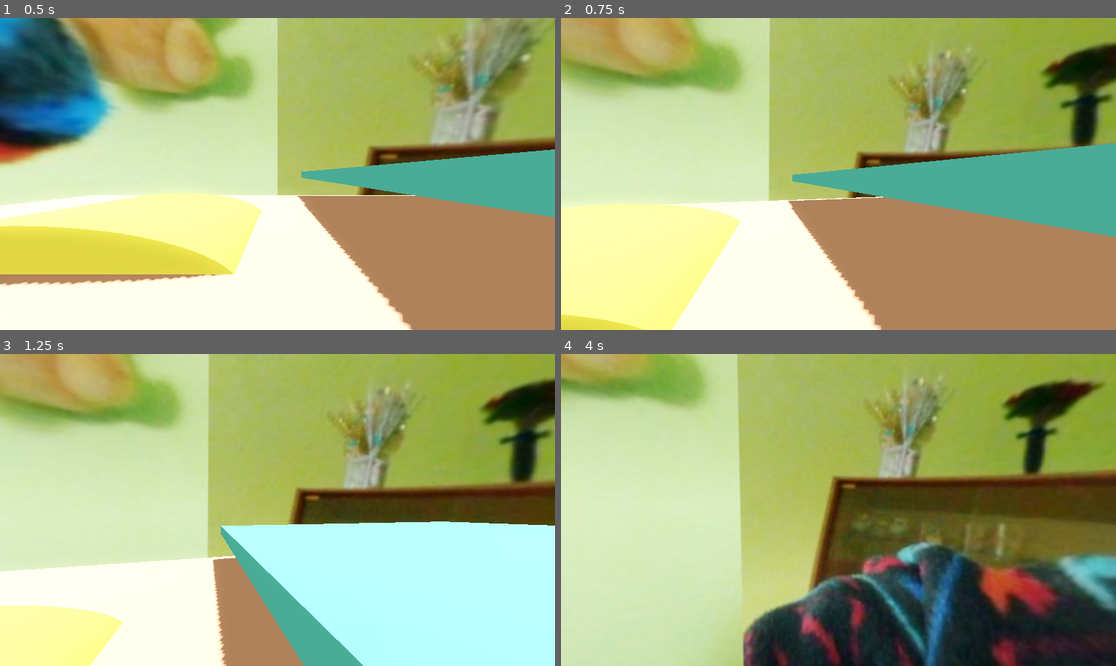
Above: before the commit, frames 1-4 (two rows, left to right).
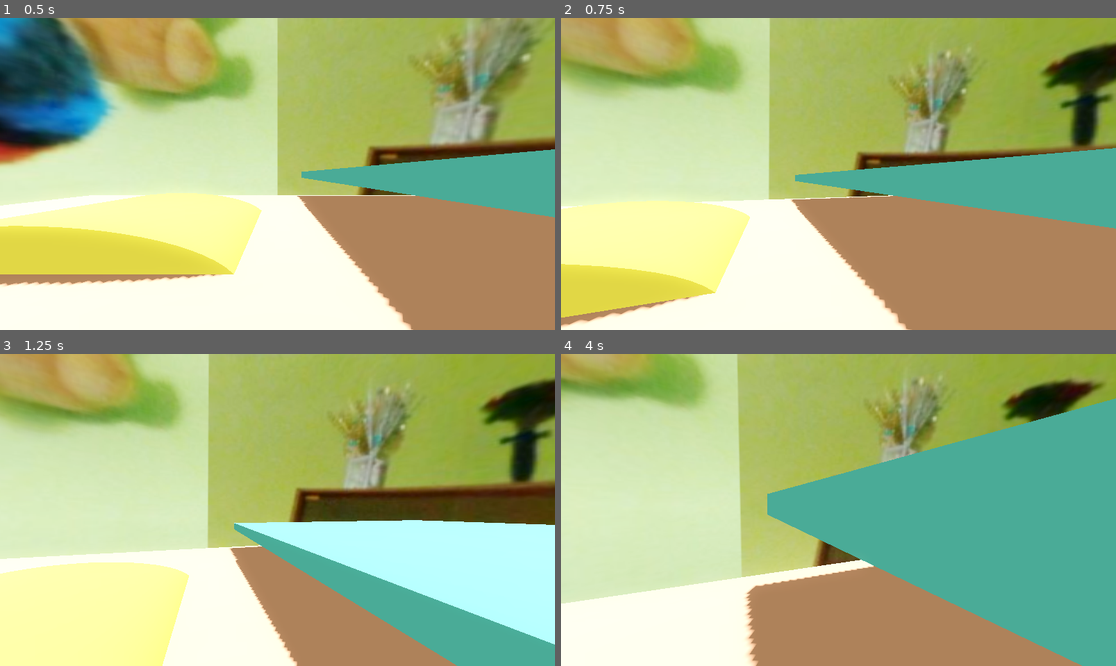
Above: after the commit, the same moments.

Repository: bondo-codeo/third-person-game
Game: Godot game, scene res://world scenes/world.tscn
Same seed, same stepped clock (60 frames per second), same inputs: the game is played once before the commit and once after it.
Inputs (mouse positions are in pixels of both pictures, inside the frame that each line leads up to):
- Up to frame 1 (0.5 s): no input
- Up to frame 2 (0.75 s): tap Enter at 0.5 s; move the mouse to (866, 174) at 0.52 s; hold W (forward) from 0.53 s (still down); hold Ctrl (crouch) from 0.53 s (still down)
- Up to frame 3 (1.25 s): keep holding W (forward); keep holding Ctrl (crouch); tap Space (jump) at 0.77 s; tap Shift (run) at 0.8 s
- Up to frame 4 (4 s): keep holding W (forward); move the mouse to (810, 510) at 1.27 s; release Ctrl (crouch) at 1.28 s; tap Shift (run) at 1.35, 2.3, 2.85 s; tap Space (jump) at 1.52, 3.02, 3.77 s; tap Ctrl (crouch) at 1.55, 3.05 s; move the mouse to (849, 503) at 2.02 s; hold Ctrl (crouch) 2.03-2.78 s; move the mouse to (832, 516) at 2.77 s; move the mouse to (877, 513) at 3.52 s; hold Shift (run) from 3.53 s (still down); tap Q (slide) at 3.6 s

Frame 1 is identical in both runs. In frame 2, 8.2% of the frame differs, in the area x 0-100%, y 40-100%; in frame 3, 24%; in frame 4, 52%, in the area x 0-100%, y 14-100%.

Commit message:
added movement logic for walking running and idle

Diff:
--- a/player assets/character.tscn
+++ b/player assets/character.tscn
@@ -1,18 +1,25 @@
-[gd_scene load_steps=5 format=3 uid="uid://cx8df2xm2muud"]
+[gd_scene load_steps=6 format=3 uid="uid://cx8df2xm2muud"]
 
 [ext_resource type="Script" path="res://scripts/player/character.gd" id="1_etjqj"]
 [ext_resource type="Resource" uid="uid://dke513kobsbh3" path="res://custom resources/tres/normalMovement.tres" id="2_efgkx"]
-[ext_resource type="Script" path="res://player assets/stateManager.gd" id="3_nsn5b"]
+[ext_resource type="Script" path="res://playerStateMachine/stateManager.gd" id="3_nsn5b"]
 
 [sub_resource type="CapsuleShape3D" id="CapsuleShape3D_trh88"]
+
+[sub_resource type="CapsuleShape3D" id="CapsuleShape3D_yh2bu"]
+height = 1.2
 
 [node name="character" type="CharacterBody3D"]
 transform = Transform3D(1, 0, 0, 0, 1, 0, 0, 0, 1, 0, 1, 0)
 script = ExtResource("1_etjqj")
 normalMovement = ExtResource("2_efgkx")
 
-[node name="characterCol" type="CollisionShape3D" parent="."]
+[node name="standingCol" type="CollisionShape3D" parent="."]
 shape = SubResource("CapsuleShape3D_trh88")
+
+[node name="crouchingCol" type="CollisionShape3D" parent="."]
+transform = Transform3D(1, 0, 0, 0, 1, 0, 0, 0, 1, 0, -0.4, 0)
+shape = SubResource("CapsuleShape3D_yh2bu")
 
 [node name="head" type="Node3D" parent="."]
 transform = Transform3D(1, 0, 0, 0, 1, 0, 0, 0, 1, 0, 0.5, 0)
@@ -21,3 +28,7 @@
 
 [node name="stateManager" type="Node" parent="."]
 script = ExtResource("3_nsn5b")
+
+[node name="crouchCheck" type="RayCast3D" parent="stateManager"]
+transform = Transform3D(1, 0, 0, 0, 1, 0, 0, 0, 1, 0, 1.2, 0)
+target_position = Vector3(0, 0.8, 0)
--- a/player assets/stateManager.gd
+++ b/playerStateMachine/stateManager.gd
@@ -3,7 +3,10 @@
 enum groundStates {idle, walking, running, crouching, sliding, slideSwitch}
 enum airStates {onGround, jumping, falling}
 
+@onready var crouchCast = $crouchCheck
+
 var state = groundStates.idle
+
 
 var slideTimer = 0.0
 var slideTimerMax = 0.7
@@ -12,8 +15,8 @@
 	idle()
 	walking()
 	running()
+	crouchCheck()
 	sliding(delta)
-	print(state)
 
 func changeState(newState):
 	state = newState
@@ -44,3 +47,6 @@
 		slideTimer -= delta
 	if slideTimer <= 0.0 and state == groundStates.sliding:
 		changeState(groundStates.slideSwitch)
+func crouchCheck():
+	if crouchCast.is_colliding() and not state == groundStates.sliding:
+		changeState(groundStates.crouching)
--- a/scripts/player/character.gd
+++ b/scripts/player/character.gd
@@ -8,6 +8,9 @@
 @onready var head = $head
 
 var gravity = ProjectSettings.get_setting("physics/3d/default_gravity")
+
+@onready var stateManager = $stateManager
+
 
 func _ready():
 	Input.set_mouse_mode(Input.MOUSE_MODE_CAPTURED)
@@ -23,8 +26,10 @@
 	jump()
 	var input_dir = Input.get_vector("left", "right", "forward", "backward")
 	direction = lerp(direction,(transform.basis * Vector3(input_dir.x, 0, input_dir.y)).normalized(), normalMovement.lerpDrag * delta)
-	walk(direction, delta)
+
+	movement(direction, delta)
 	move_and_slide()
+	print(stateManager.state)
 
 func applyGravity(delta):
 	if not is_on_floor():
@@ -32,10 +37,18 @@
 func jump():
 	if Input.is_action_just_pressed("jump") and is_on_floor():
 		velocity.y = normalMovement.jumpVelocity
-func walk(dir, delta):
-	if dir:
+
+
+
+func movement(dir, delta):
+	if stateManager.state == stateManager.groundStates.idle:
+		velocity.x = lerp(velocity.x, 0.0, normalMovement.lerpDrag * delta)
+		velocity.z = lerp(velocity.z, 0.0, normalMovement.lerpDrag * delta)
+
+	if stateManager.state == stateManager.groundStates.walking:
 		velocity.x = dir.x * normalMovement.walkSpeed
 		velocity.z = dir.z * normalMovement.walkSpeed
-	else:
-		velocity.x = lerp(velocity.x, 0.0, normalMovement.lerpDrag * delta)
-		velocity.z = lerp(velocity.z, 0.0, normalMovement.lerpDrag * delta)
+
+	if stateManager.state == stateManager.groundStates.running:
+		velocity.x = dir.x * normalMovement.runSpeed
+		velocity.z = dir.z * normalMovement.runSpeed
